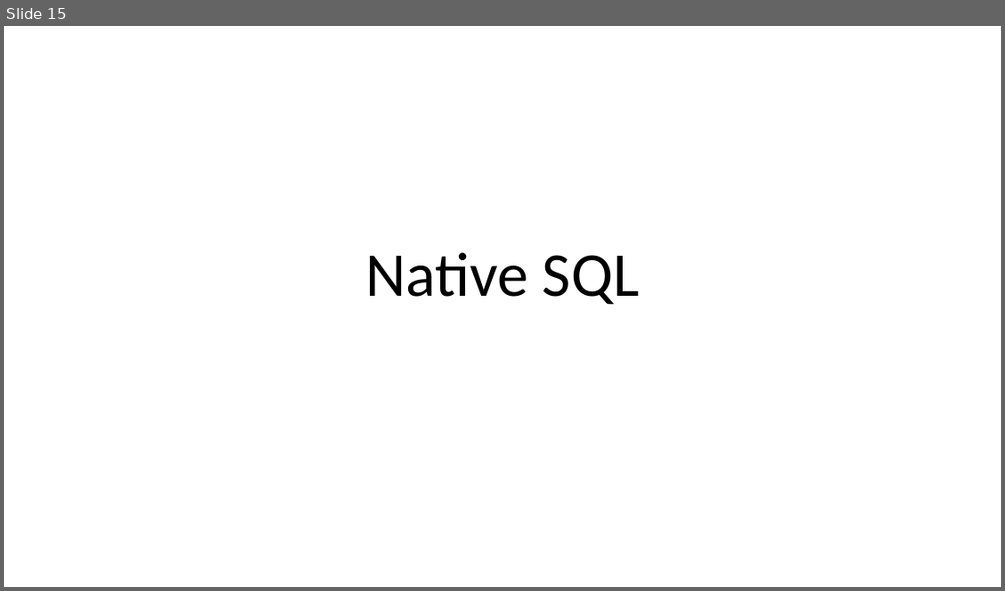
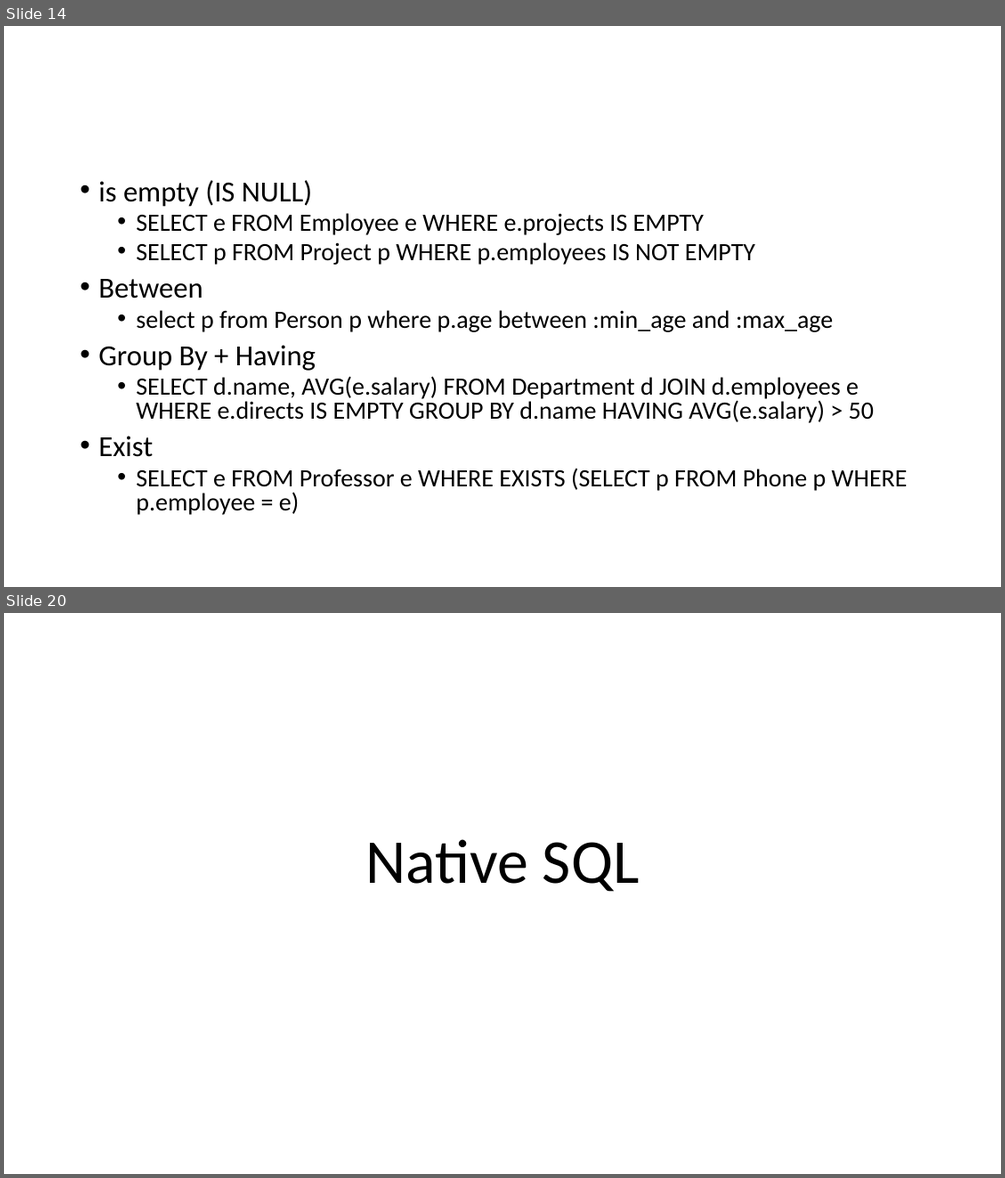
Before and after one commit to lawren43/mytest-repo, a slide deck: test-springmvc/doc/2.JPA Programming.pptx. Shown one above the other, each under a label of ours: slide 15 before the commit, slides 14 and 20 after it; the slides between them are not shown. The pictures are 1005x591 and 1005x1178 pixels, drawn with LibreOffice and Linux fonts; fonts in the diff are those of the drawing. Boxes give left, top, right and bottom in pixels: in the first picture for what was removed or moved away, otherwise in the second. Text is boxed around its words. In the diff, an @@ line names an element or a change of style, - is before the commit and + after.

```diff
--- a/test-springmvc/doc/2.JPA Programming.pptx
+++ b/test-springmvc/doc/2.JPA Programming.pptx
@@ slide 14 added at box(4, 26, 1001, 587), background #FFFFFF @@
@@ text added at box(98, 180, 907, 515), 24 pt, text #000000 @@
+• is empty (IS NULL)
+  • SELECT e FROM Employee e WHERE e.projects IS EMPTY
+  • SELECT p FROM Project p WHERE p.employees IS NOT EMPTY
+• Between
+  • select p from Person p where p.age between :min_age and :max_age
+• Group By + Having
+  • SELECT d.name, AVG(e.salary) FROM Department d JOIN d.employees e WHERE e.directs IS EMPTY GROUP BY d.name HAVING AVG(e.salary) > 50
+• Exist
+  • SELECT e FROM Professor e WHERE EXISTS (SELECT p FROM Phone p WHERE p.employee = e)
@@ what was slide 15 is now slide 20 @@
```
Also in this commit, not shown: 1 slide changed, 8 other slides added, 12 slides removed, 7 other files.
